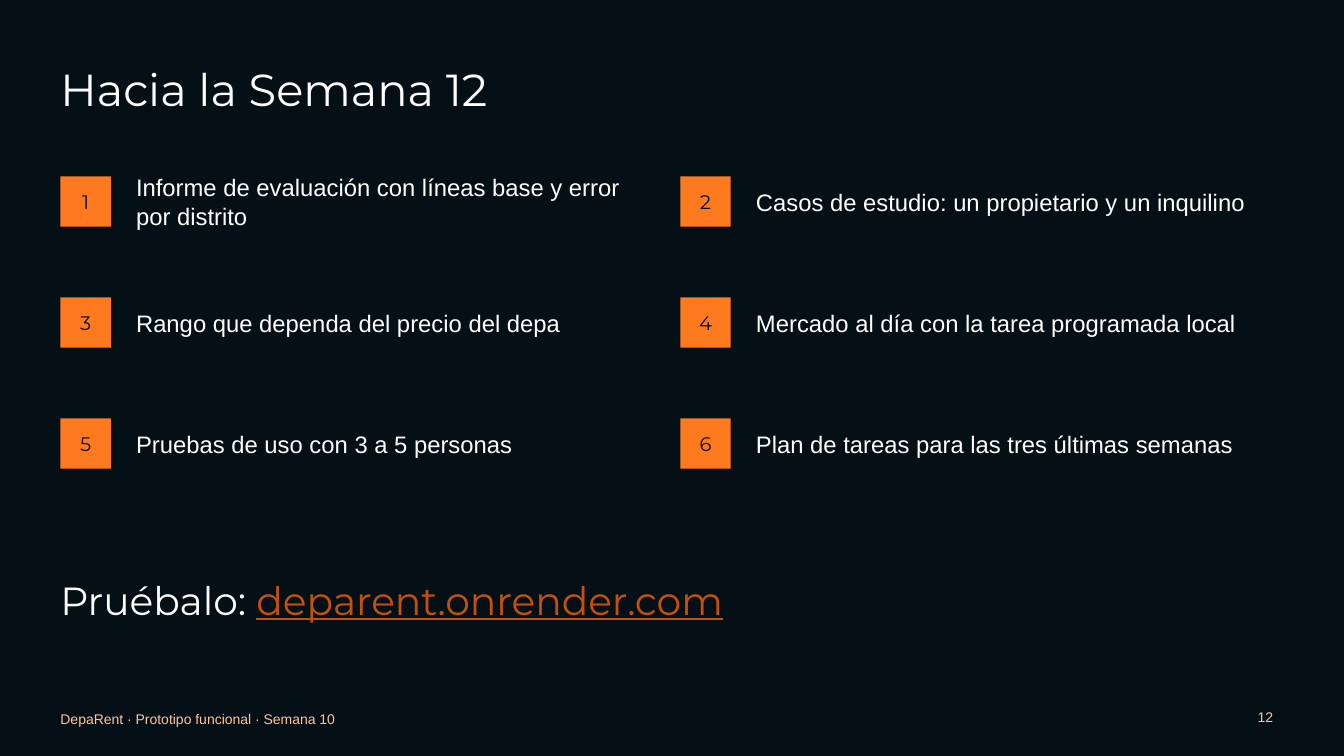
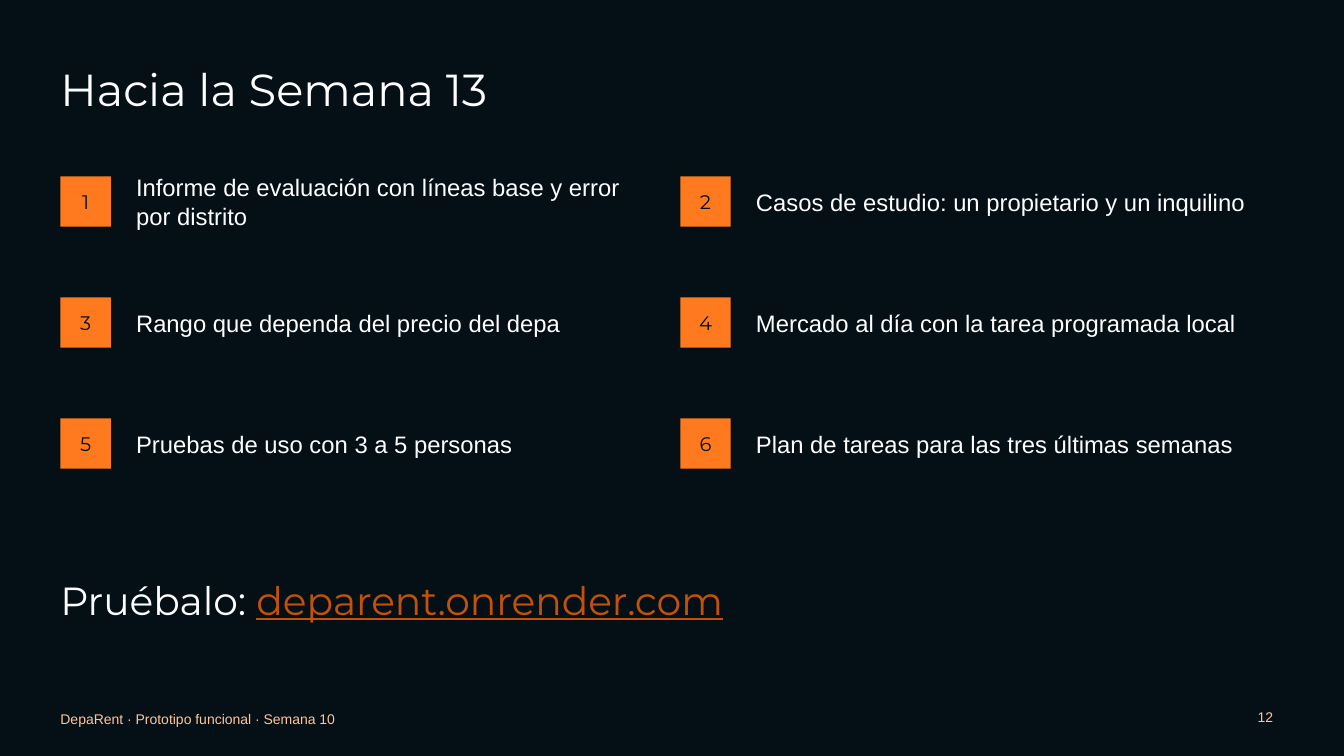
Before and after one commit to Luciana-y/DepaRent, a slide deck: slide 12 of deliveries/week10/PresentationWeek10.pptx. Drawn at 1344x756 pixels with LibreOffice and Linux fonts; fonts in the diff are those of the drawing. Boxes give left, top, right and bottom in pixels: in the first picture for what was removed or moved away, otherwise in the second. Text is boxed around its words. In the diff, an @@ line names an element or a change of style, - is before the commit and + after.

```diff
--- a/deliveries/week10/PresentationWeek10.pptx
+++ b/deliveries/week10/PresentationWeek10.pptx
@@ title at [60, 72, 487, 107]: text changed @@
-Hacia la Semana 12
+Hacia la Semana 13
```
Also in this commit, not shown: 2 other slides changed, 1 other file.
